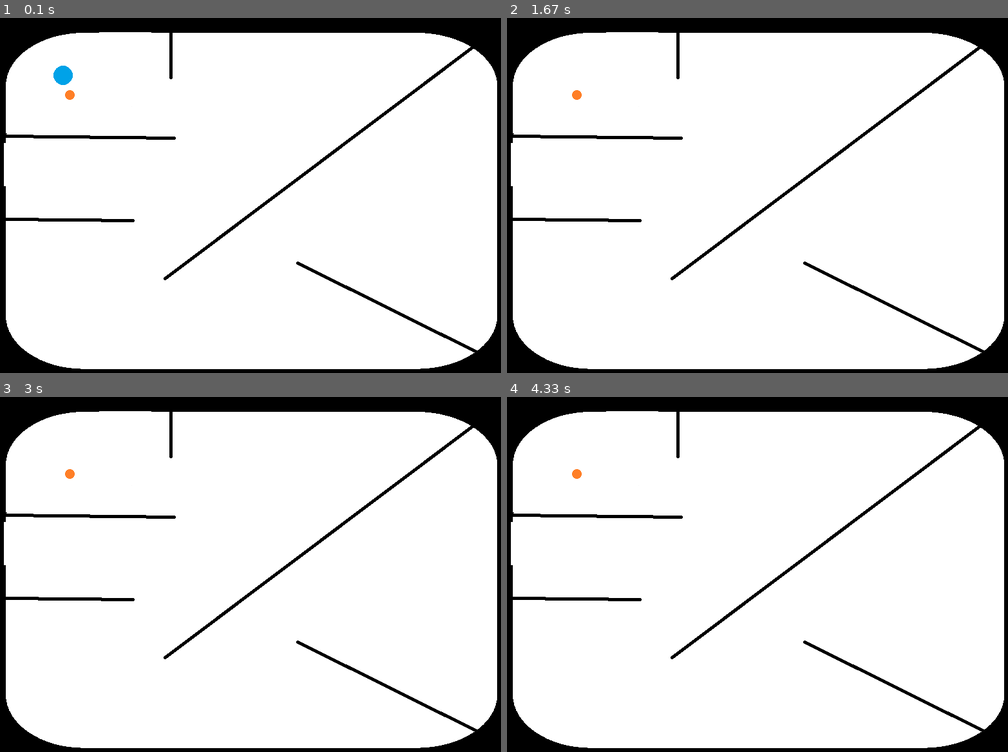
Above: before the commit, frames 1-4 (two rows, left to right).
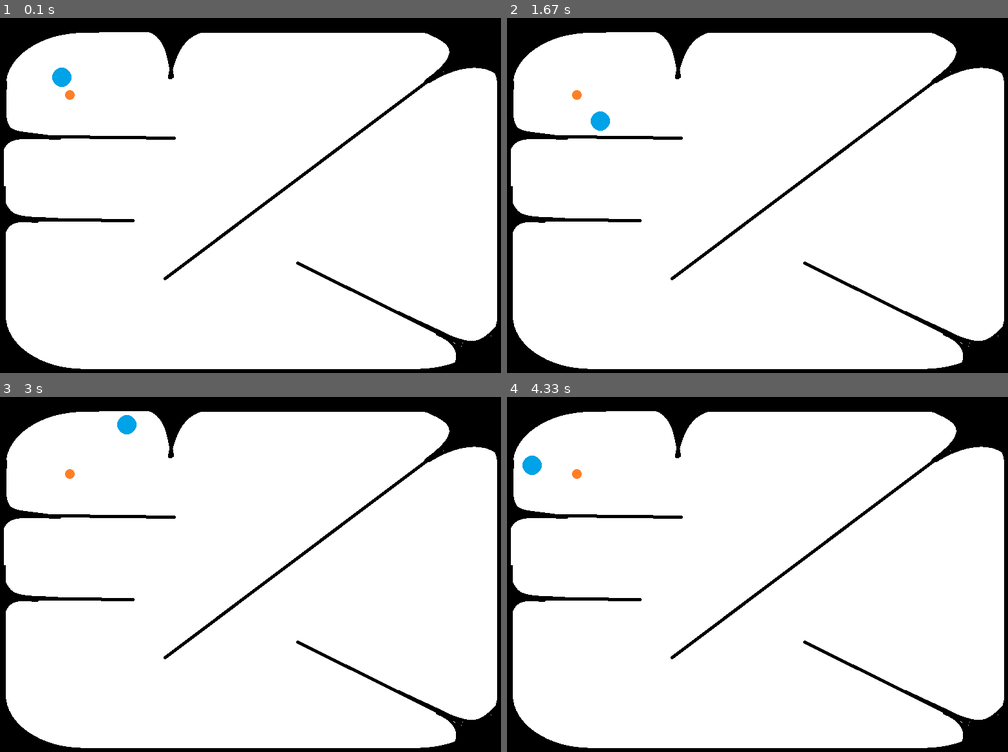
Above: after the commit, the same moments.

Repository: amabella-aguiluz/bellas-projects
Game: pygame game, started from python/pygame/hrt.py
Two runs of this game, one before a commit and one after it. Both use one fixed random seed, a clock stepped at 60 frames per second and the inputs below.
Inputs:
- Up to frame 1 (0.1 s): no input
- Up to frame 2 (1.67 s): no input
- Up to frame 3 (3 s): no input
- Up to frame 4 (4.33 s): no input

The runs differ from the first frame. In frame 1, 1.5% of the frame differs, in the area x 0-99%, y 3-98%; in frame 2, 1.7%; in frame 3, 1.7%; in frame 4, 1.7%.

Commit message:
fixed wall bounce! (with old code)

Diff:
--- a/python/pygame/hrt.py
+++ b/python/pygame/hrt.py
@@ -7,7 +7,7 @@
 
 screen = pygame.display.set_mode((800, 600)) # set screen size (width, height)
 clock = pygame.time.Clock() # set fps
-velocity = 2 # speed of horse
+velocity = 1.5 # speed of horse
 running = True # keep game loop running
     #-- maze
 maze_image = pygame.image.load("assets/map_test.png").convert()  # convert for faster pixel access
@@ -62,27 +62,51 @@
     return change_x, change_y, new_x, new_y, offset, move_offset
 
 def when_bounced(horse):
-    horse.velocity_x *= 1.0001
-    horse.velocity_y *= 1.0001
+    horse.velocity_x *= 1.0000001
+    horse.velocity_y *= 1.0000001
     return horse
 
 def move_horse(horse, goal):
-    change_x, change_y, new_x, new_y, offset, move_offset = calculate_movement(horse)
-    steps = 5
+    steps = int(max(abs(horse.velocity_x), abs(horse.velocity_y)) * 2) + 1
     step_x = horse.velocity_x / steps
-    step_y = horse.velocity_y  / steps
+    step_y = horse.velocity_y / steps
+
     for _ in range(steps):
+        # Predict next position
+        horse.x += step_x
+        horse.y += step_y
+        horse.rect.center = (horse.x, horse.y)
+
         move_offset = (0 - int(horse.rect.left), 0 - int(horse.rect.top))
-        horse.x += step_x # move horse by step x
-        horse.y += step_y # move horse by step y
-        horse.rect.center = (horse.x, horse.y) # move horse rectangle to position of x and y
-
-        if check_maze_collision(horse, move_offset): #if detect wall
-            #horse.x -= step_x # reverse step x
-            #horse.y -= step_y # reverse step y
-            #horse.rect.center = (horse.x, horse.y) # move horse rectangle to position of x and y
-            bounce_wall_b(horse, goal, step_x, step_y) # call bounce wall
-            break
+
+        # If collision detected, revert and bounce
+        if check_maze_collision(horse, move_offset):
+            # Undo last step
+            horse.x -= step_x
+            horse.y -= step_y
+            horse.rect.center = (horse.x, horse.y)
+
+            bounce_wall_b(horse)
+            break  # exit early on collision
+
+
+# def move_horse(horse, goal):
+#     change_x, change_y, new_x, new_y, offset, move_offset = calculate_movement(horse)
+#     steps = 5
+#     step_x = horse.velocity_x / steps
+#     step_y = horse.velocity_y  / steps
+#     for _ in range(steps):
+#         move_offset = (0 - int(horse.rect.left), 0 - int(horse.rect.top))
+#         horse.x += step_x # move horse by step x
+#         horse.y += step_y # move horse by step y
+#         horse.rect.center = (horse.x, horse.y) # move horse rectangle to position of x and y
+
+#         if check_maze_collision(horse, move_offset): #if detect wall
+#             #horse.x -= step_x # reverse step x
+#             #horse.y -= step_y # reverse step y
+#             #horse.rect.center = (horse.x, horse.y) # move horse rectangle to position of x and y
+#             bounce_wall_b(horse, goal, step_x, step_y) # call bounce wall
+#             break
 
 
 def calculate_goal_offset(horse, goal): # calculate goal's location
@@ -91,35 +115,163 @@
     return goal_x, goal_y
 
 def check_maze_collision(horse, m_offset): # check if horse collides with maze
-    m_offset = (int(horse.rect.left), int(horse.rect.top))
+    #m_offset = (0 - int(horse.rect.left), 0 - int(horse.rect.top))
     return horse.h_mask.overlap(maze_mask, m_offset)
 
 
-def r_dir_change(horse): #random adjustments to horse's velocity
-    horse.velocity_x *= random.uniform(0.8, 1.2)
-    horse.velocity_y *= random.uniform(0.8, 1.2)
+# def r_dir_change(horse): #random adjustments to horse's velocity
+#     horse.velocity_x *= random.uniform(0.8, 1.2)
+#     horse.velocity_y *= random.uniform(0.8, 1.2)
 
 def hit_wall_reverse(change_x, change_y, horse): # reverse direction of horse if hit wall
     if abs(change_x) > abs(change_y):  # check if hit left/right
         horse.velocity_x *= -1
+        horse.x += horse.velocity_x
 
     if abs(change_y) > abs(change_x):  # check if hit top/bottom
         horse.velocity_y *= -1
-    else:
+        horse.y += horse.velocity_y
+    else: #hit diagonal
         horse.velocity_x *= -1
         horse.velocity_y *= -1
-
+        horse.x += horse.velocity_x
+        horse.y += horse.velocity_y
+
+    horse.rect.center = (horse.x, horse.y) #update rect position
+
+
+def bounce_wall_b(horse):
+    # Random angle deviation (in degrees)
+    deviation = random.uniform(-60, 60)
+
+    # Reverse direction
+    angle = math.atan2(-horse.velocity_y, -horse.velocity_x)  # get reversed angle
+    angle += math.radians(deviation)  # apply small angle deviation
+
+    # Maintain original speed
+    speed = math.hypot(horse.velocity_x, horse.velocity_y)
+    horse.velocity_x = math.cos(angle) * speed
+    horse.velocity_y = math.sin(angle) * speed
+
+    # Try to push out of the wall in new direction
+    max_push_attempts = 30
+    push_distance = 1.0
+
+    for _ in range(max_push_attempts):
+        horse.x += horse.velocity_x * push_distance
+        horse.y += horse.velocity_y * push_distance
+        horse.rect.center = (horse.x, horse.y)
+
+        offset = (0 - int(horse.rect.left), 0 - int(horse.rect.top))
+        if not check_maze_collision(horse, offset):
+            break  # got out
+
+    # Clamp position to screen
+    horse.x = max(0, min(horse.x, 800))
+    horse.y = max(0, min(horse.y, 600))
     horse.rect.center = (horse.x, horse.y)
 
 
-def bounce_wall_b(horse, goal, stepx, stepy):
-    #goal_x, goal_y = calculate_goal_offset(horse, goal)
-    #change_x, change_y, new_x, new_y, offset, maze_offset = calculate_movement(horse)
-    r_dir_change(horse)
-    hit_wall_reverse(stepx, stepy, horse)
-    horse.x -= stepx
-    horse.y -= stepy
-    horse.rect.center = (horse.x, horse.y)
+# def bounce_wall_b(horse):
+#     # Reverse direction
+#     horse.velocity_x *= -1
+#     horse.velocity_y *= -1
+
+
+#     # Add small random change to escape stuck loop
+#     horse.velocity_x *= random.uniform(0.9, 1.1)
+#     horse.velocity_y *= random.uniform(0.9, 1.1)
+
+#     # Try to push out of the wall in reversed direction
+#     max_push_attempts = 30
+#     push_distance = 0.5  # smaller step size for precise correction
+
+#     for _ in range(max_push_attempts):
+#         horse.x += horse.velocity_x * push_distance
+#         horse.y += horse.velocity_y * push_distance
+#         horse.rect.center = (horse.x, horse.y)
+
+#         offset = (0 - int(horse.rect.left), 0 - int(horse.rect.top))
+#         if not check_maze_collision(horse, offset):
+#             break  # successfully exited the wall
+
+#     # Clamp position to window size
+#     horse.x = max(0, min(horse.x, 800))
+#     horse.y = max(0, min(horse.y, 600))
+#     horse.rect.center = (horse.x, horse.y)
+
+
+# def bounce_wall_b(horse):
+#     # Reverse only the axis that caused the collision
+#     original_x = horse.x
+#     original_y = horse.y
+
+#     # Try moving back on x-axis only
+#     horse.x -= horse.velocity_x
+#     horse.rect.center = (horse.x, horse.y)
+#     offset = (0 - int(horse.rect.left), 0 - int(horse.rect.top))
+#     if check_maze_collision(horse, offset):
+#         # If still colliding, reverse x
+#         horse.velocity_x *= -1
+#         horse.x = original_x  # reset
+
+#     # Try moving back on y-axis only
+#     horse.y -= horse.velocity_y
+#     horse.rect.center = (horse.x, horse.y)
+#     offset = (0 - int(horse.rect.left), 0 - int(horse.rect.top))
+#     if check_maze_collision(horse, offset):
+#         # If still colliding, reverse y
+#         horse.velocity_y *= -1
+#         horse.y = original_y  # reset
+
+#     # Final position reset
+#     horse.rect.center = (horse.x, horse.y)
+
+
+# def bounce_wall_b(horse):
+#     # Reverse direction
+#     horse.velocity_x *= -1
+#     horse.velocity_y *= -1
+
+#     # Slightly randomize to prevent repeat path
+#     #r_dir_change(horse)
+
+#     # Try to move out of wall incrementally
+#     for _ in range(10):
+#         horse.x += horse.velocity_x * 0.1
+#         horse.y += horse.velocity_y * 0.1
+#         horse.rect.center = (horse.x, horse.y)
+
+#         offset = (int(horse.rect.left), int(horse.rect.top))
+#         if not check_maze_collision(horse, offset):
+#             break
+
+#     # Clamp to screen
+#     horse.x = max(0, min(horse.x, 800))
+#     horse.y = max(0, min(horse.y, 600))
+#     horse.rect.center = (horse.x, horse.y)
+
+
+# def bounce_wall_b(horse, goal, stepx, stepy):
+#     r_dir_change(horse)
+#     hit_wall_reverse(stepx, stepy, horse)
+
+#     # Push the horse out of the wall incrementally
+#     max_push_attempts = 10
+#     for _ in range(max_push_attempts):
+#         move_offset = (0 - int(horse.rect.left), 0 - int(horse.rect.top))
+#         if not check_maze_collision(horse, move_offset):
+#             break  # no longer colliding
+#         # Move the horse slightly in the new velocity direction
+#         horse.x += horse.velocity_x * 0.1
+#         horse.y += horse.velocity_y * 0.1
+
+#     # Clamp to screen boundaries (replace 800, 600 with your actual window size)
+#         horse.x = max(0, min(horse.x, 800))
+#         horse.y = max(0, min(horse.y, 600))
+
+
+#         horse.rect.center = (horse.x, horse.y)
 
 
 def goal_reach(g_overlap):
Binary file changed: python/pygame/assets/map_test.png
